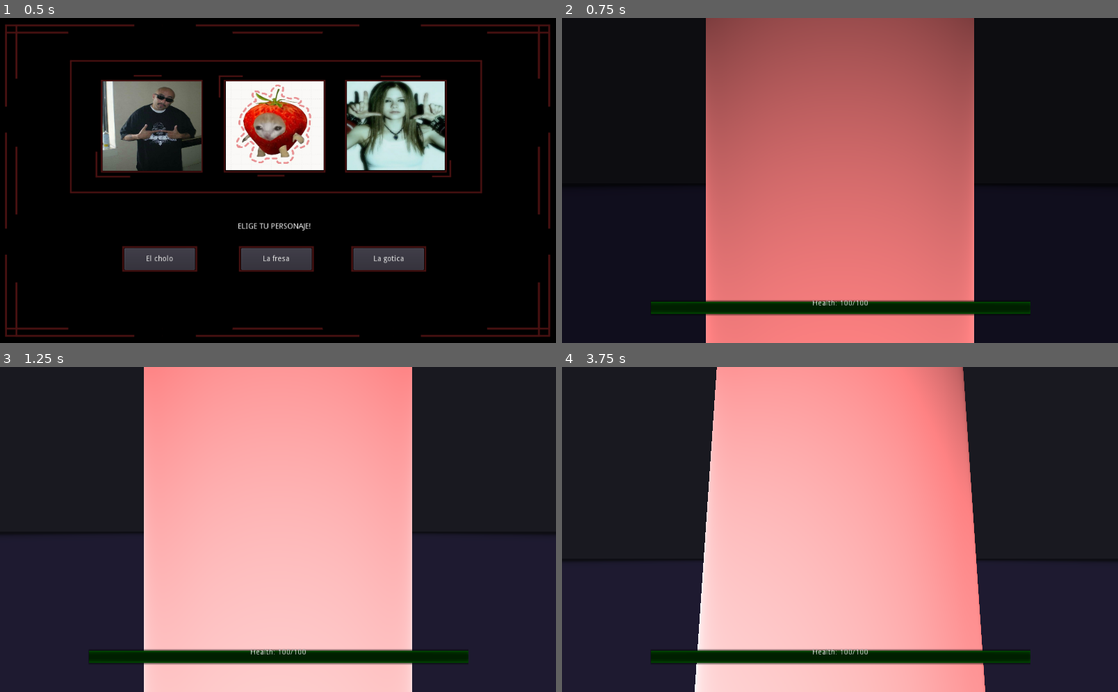
Above: before the commit, frames 1-4 (two rows, left to right).
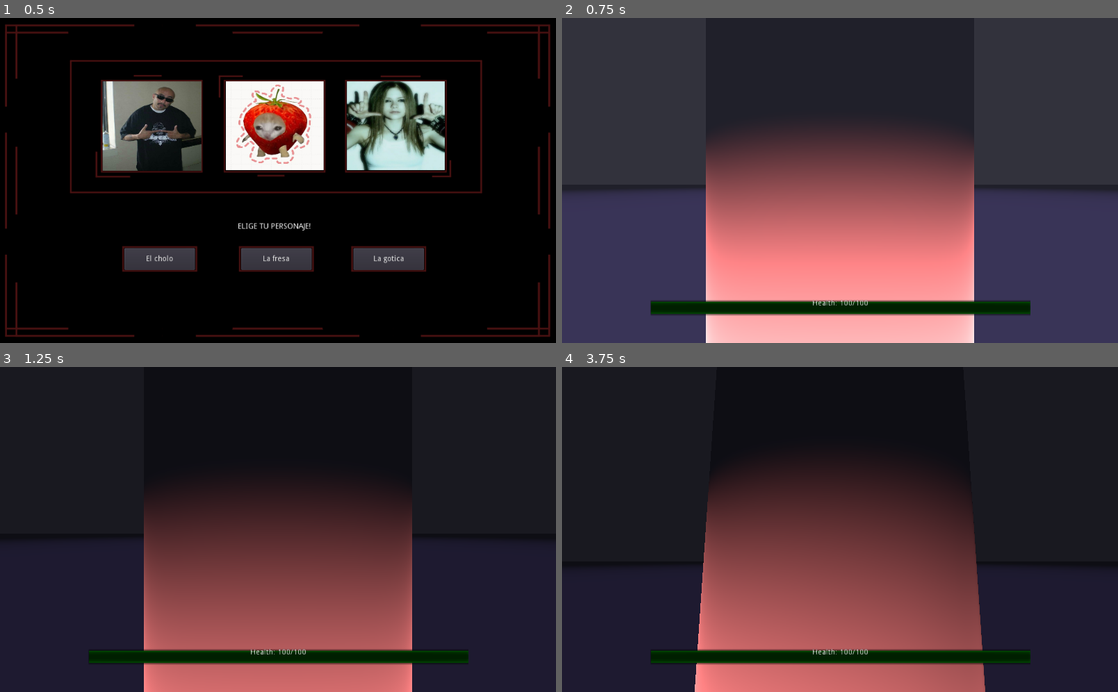
Above: after the commit, the same moments.

Repository: AlineMadriles/GhostCode
Game: Godot game, scene res://scenes/CharacterSelect.tscn
The game is run twice, just before and just after one commit, with the same random seed, the same clock (stepped at 60 frames per second) and the same inputs.
Inputs (mouse positions are in pixels of both pictures, inside the frame that each line leads up to):
- Up to frame 1 (0.5 s): no input
- Up to frame 2 (0.75 s): click "La fresa" at 0.5 s
- Up to frame 3 (1.25 s): no input
- Up to frame 4 (3.75 s): tap Enter at 1.25 s; move the mouse to (867, 529) at 1.27 s; hold W (move_forward) from 1.28 s (still down); tap T at 1.35, 2.85 s; tap Space (jump) at 1.52, 2, 2.27 s; move the mouse to (812, 529) at 2.02 s; tap H at 2.1, 3.6 s; move the mouse to (851, 523) at 2.77 s; move the mouse to (834, 536) at 3.52 s

Frame 1 is identical in both runs. In frame 2, 89% of the frame differs, in the area x 0-100%, y 0-100%; in frame 3, 47%; in frame 4, 47%.
Error before the commit: Invalid call. Nonexistent function 'is_action_just_pressed' in base 'InputEventKey'. (res://scenes/characters/fresascene.gd:64)

Commit message:
SEVENTH COMMIT
build!

Diff:
--- /dev/null
+++ b/scenes/BuildingInterior.gd
@@ -0,0 +1,5 @@
+extends Spatial
+
+
+func _ready():
+	pass
--- /dev/null
+++ b/scenes/BuildingInterior.tscn
@@ -0,0 +1,132 @@
+[gd_scene load_steps=8 format=2]
+
+[ext_resource path="res://settins/foggieenv.tres" type="Environment" id=1]
+[ext_resource path="res://scenes/BuildingInterior.gd" type="Script" id=2]
+[ext_resource path="res://scenes/PauseMenu.tscn" type="PackedScene" id=3]
+
+[sub_resource type="BoxShape" id=3]
+extents = Vector3( 1, 0.17329, 1 )
+
+[sub_resource type="PlaneMesh" id=2]
+
+[sub_resource type="BoxShape" id=4]
+
+[sub_resource type="SpatialMaterial" id=5]
+
+[node name="Main" type="Spatial"]
+script = ExtResource( 2 )
+
+[node name="DirectionalLight" type="DirectionalLight" parent="."]
+transform = Transform( 1, 0, 0, 0, 1, 0, 0, 0, 1, -45, 164.507, 0 )
+
+[node name="WorldEnvironment" type="WorldEnvironment" parent="."]
+environment = ExtResource( 1 )
+
+[node name="Ground" type="StaticBody" parent="."]
+transform = Transform( 1, 0, 0, 0, 1, 0, 0, 0, 1, 0, -0.0619784, 0 )
+
+[node name="CollisionShape" type="CollisionShape" parent="Ground"]
+transform = Transform( 2000, 0, 0, 0, 2000, 0, 0, 0, 2000, 0, 0, 0 )
+shape = SubResource( 3 )
+
+[node name="MeshInstance" type="MeshInstance" parent="Ground"]
+transform = Transform( 2000, 0, 0, 0, 2000, 0, 0, 0, 2000, 0, 0, 0 )
+mesh = SubResource( 2 )
+
+[node name="SpawnPoint" type="Position3D" parent="."]
+transform = Transform( 1, 0, 0, 0, 1, 0, 0, 0, 1, 0, -0.0440947, 0 )
+
+[node name="Building" type="StaticBody" parent="."]
+transform = Transform( 1, 0, 0, 0, 1, 0, 0, 0, 1, 0, 5.89801, -1.87763 )
+
+[node name="CollisionShape" type="CollisionShape" parent="Building"]
+shape = SubResource( 4 )
+
+[node name="CSGCombiner" type="CSGCombiner" parent="Building"]
+operation = 2
+
+[node name="OuterWalls" type="CSGBox" parent="Building/CSGCombiner"]
+transform = Transform( 20, 0, 0, 0, 6, 0, 0, 0, 20, 0, 0, 0 )
+material = SubResource( 5 )
+
+[node name="Interior" type="CSGBox" parent="Building/CSGCombiner"]
+transform = Transform( 18, 0, 0, 0, 5.5, 0, 0, 0, 18, 0, 0.25, 0 )
+operation = 2
+
+[node name="Door" type="CSGBox" parent="Building/CSGCombiner"]
+transform = Transform( 3, 0, 0, 0, 5, 0, 0, 0, 3, 17.4946, -0.0932646, -13.919 )
+operation = 2
+
+[node name="Building2" type="StaticBody" parent="."]
+transform = Transform( -1, 0, 8.74228e-08, 0, 1, 0, -8.74228e-08, 0, -1, 57.397, 5.89801, -1.66627 )
+__meta__ = {
+"_edit_lock_": true
+}
+
+[node name="CollisionShape" type="CollisionShape" parent="Building2"]
+shape = SubResource( 4 )
+
+[node name="CSGCombiner" type="CSGCombiner" parent="Building2"]
+operation = 2
+
+[node name="OuterWalls" type="CSGBox" parent="Building2/CSGCombiner"]
+transform = Transform( 20, 0, 0, 0, 6, 0, 0, 0, 20, 0, 0, 0 )
+material = SubResource( 5 )
+
+[node name="Interior" type="CSGBox" parent="Building2/CSGCombiner"]
+transform = Transform( 18, 0, 0, 0, 5.5, 0, 0, 0, 18, 0, 0.25, 0 )
+operation = 2
+
+[node name="Door" type="CSGBox" parent="Building2/CSGCombiner"]
+transform = Transform( 3, 0, 0, 0, 5, 0, 0, 0, 3, 17.4946, -0.0932646, 13.9354 )
+operation = 2
+
+[node name="Building3" type="StaticBody" parent="."]
+transform = Transform( -4.37114e-08, 0, -1, 0, 1, 0, 1, 0, -4.37114e-08, 47.1895, 5.89801, -41.9037 )
+__meta__ = {
+"_edit_lock_": true
+}
+
+[node name="CollisionShape" type="CollisionShape" parent="Building3"]
+shape = SubResource( 4 )
+
+[node name="CSGCombiner" type="CSGCombiner" parent="Building3"]
+operation = 2
+
+[node name="OuterWalls" type="CSGBox" parent="Building3/CSGCombiner"]
+transform = Transform( 20, 0, 0, 0, 6, 0, 0, 0, 20, 0, 0, 0 )
+material = SubResource( 5 )
+
+[node name="Interior" type="CSGBox" parent="Building3/CSGCombiner"]
+transform = Transform( 18, 0, 1.49012e-08, 0, 5.5, 0, -1.49012e-08, 0, 18, 0, 0.25, 0 )
+operation = 2
+
+[node name="Door" type="CSGBox" parent="Building3/CSGCombiner"]
+transform = Transform( 3, 0, 0, 0, 5, 0, 0, 0, 3, 17.4946, -0.0932646, 13.9354 )
+operation = 2
+
+[node name="Building4" type="StaticBody" parent="."]
+transform = Transform( -4.37114e-08, 0, -1, 0, 1, 0, 1, 0, -4.37114e-08, 9.08021, 5.89801, -41.8278 )
+__meta__ = {
+"_edit_lock_": true
+}
+
+[node name="CollisionShape" type="CollisionShape" parent="Building4"]
+shape = SubResource( 4 )
+
+[node name="CSGCombiner" type="CSGCombiner" parent="Building4"]
+operation = 2
+
+[node name="OuterWalls" type="CSGBox" parent="Building4/CSGCombiner"]
+transform = Transform( 20, 0, 0, 0, 6, 0, 0, 0, 20, 0, 0, 0 )
+material = SubResource( 5 )
+
+[node name="Interior" type="CSGBox" parent="Building4/CSGCombiner"]
+transform = Transform( 18, 0, 0, 0, 5.5, 0, 0, 0, 18, 0, 0.25, 0 )
+operation = 2
+
+[node name="Door" type="CSGBox" parent="Building4/CSGCombiner"]
+transform = Transform( 3, 0, 1.86265e-09, 0, 5, 0, -1.86265e-09, 0, 3, 17.7546, -0.0932646, -15.1743 )
+operation = 2
+
+[node name="PauseMenu" parent="." instance=ExtResource( 3 )]
--- a/scenes/PauseMenu.gd
+++ b/scenes/PauseMenu.gd
@@ -1,24 +1,20 @@
 extends Control
-
 
 func _ready():
 	visible = false
-
-	mouse_filter = Control.MOUSE_FILTER_IGNORE
-
+	# This is CRITICAL - allows the pause menu to work when game is paused
+	pause_mode = Node.PAUSE_MODE_PROCESS
 
 func toggle_pause():
 	var is_paused = !get_tree().paused
 	get_tree().paused = is_paused
 	visible = is_paused
 
-	# Modo del mouse
+	# Mouse mode
 	if is_paused:
 		Input.set_mouse_mode(Input.MOUSE_MODE_VISIBLE)
-		mouse_filter = Control.MOUSE_FILTER_STOP
 	else:
 		Input.set_mouse_mode(Input.MOUSE_MODE_CAPTURED)
-		mouse_filter = Control.MOUSE_FILTER_IGNORE
 
 func _on_ResumeButton_pressed():
 	toggle_pause()
--- a/scenes/characters/choloscene.gd
+++ b/scenes/characters/choloscene.gd
@@ -55,16 +55,16 @@
 	get_tree().reload_current_scene()
 
 # Temporal! SOLO TESTEO, eliminar mas tarde
-func _input(event):
-	if event is InputEventKey and event.pressed:
+func _unhandled_key_input(event):
+	if event.pressed:
 		if event.scancode == KEY_T:  # Tecla T para damage
 			take_damage(10)
 		if event.scancode == KEY_H:  # Tecla H para healing
 			heal(10)
-	if event.is_action_just_pressed("ui_cancel"):
-		var pause_menu = get_tree().current_scene.get_node("PauseMenu")
-		if pause_menu:
-			pause_menu.toggle_pause()
+		if Input.is_action_just_pressed("ui_cancel"):
+			var pause_menu = get_tree().current_scene.get_node("PauseMenu")
+			if pause_menu:
+				pause_menu.toggle_pause()
 
 func _unhandled_input(event):
 	if event is InputEventMouseMotion:
--- a/scenes/characters/choloscene.tscn
+++ b/scenes/characters/choloscene.tscn
@@ -12,7 +12,7 @@
 albedo_color = Color( 0.666667, 0.054902, 0.054902, 1 )
 
 [node name="Cholo" type="KinematicBody"]
-transform = Transform( 1, 0, 0, 0, 1, 0, 0, 0, 1, 0, -0.148838, 0 )
+transform = Transform( 1, 0, 0, 0, 1, 0, 0, 0, 1, 0, 1.13734, 0 )
 script = ExtResource( 1 )
 
 [node name="CollisionShape" type="CollisionShape" parent="."]
@@ -24,7 +24,7 @@
 material/0 = SubResource( 3 )
 
 [node name="SpringArm" type="SpringArm" parent="."]
-transform = Transform( 1, 0, 0, 0, 1, 0, 0, 0, 2, 0, 1.5, -0.128901 )
+transform = Transform( 1, 0, 0, 0, 1, 0, 0, 0, 2, 0, 1.5, -0.129 )
 
 [node name="Camera" type="Camera" parent="SpringArm"]
 transform = Transform( 1, 0, 0, 0, 1, 0, 0, 0, 0.5, 0, 0, -8 )
--- a/scenes/characters/fresascene.gd
+++ b/scenes/characters/fresascene.gd
@@ -1,6 +1,6 @@
 extends KinematicBody
 
-export var character_name = "La Fresa"
+export var character_name = "La fresa"
 export var speed := 6.0
 export var jump_force := 12.0
 export var gravity := -24.8
@@ -55,16 +55,16 @@
 	get_tree().reload_current_scene()
 
 # Temporal! SOLO TESTEO, eliminar mas tarde
-func _input(event):
-	if event is InputEventKey and event.pressed:
+func _unhandled_key_input(event):
+	if event.pressed:
 		if event.scancode == KEY_T:  # Tecla T para damage
 			take_damage(10)
 		if event.scancode == KEY_H:  # Tecla H para healing
 			heal(10)
-	if event.is_action_just_pressed("ui_cancel"):
-		var pause_menu = get_tree().current_scene.get_node("PauseMenu")
-		if pause_menu:
-			pause_menu.toggle_pause()
+		if Input.is_action_just_pressed("ui_cancel"):
+			var pause_menu = get_tree().current_scene.get_node("PauseMenu")
+			if pause_menu:
+				pause_menu.toggle_pause()
 
 func _unhandled_input(event):
 	if event is InputEventMouseMotion:
--- a/scenes/characters/fresascene.tscn
+++ b/scenes/characters/fresascene.tscn
@@ -18,7 +18,7 @@
 script = ExtResource( 1 )
 
 [node name="CollisionShape" type="CollisionShape" parent="."]
-transform = Transform( 1, 0, 0, 0, 1, 0, 0, 0, 1, 0, 1.27271, 0 )
+transform = Transform( 1, 0, 0, 0, -4.37114e-08, -1, 0, 1, -4.37114e-08, 0, 1.27271, 0 )
 shape = SubResource( 1 )
 
 [node name="MeshInstance" type="MeshInstance" parent="."]
--- a/scenes/characters/gothscene.gd
+++ b/scenes/characters/gothscene.gd
@@ -1,6 +1,6 @@
 extends KinematicBody
 
-export var character_name = "La Gotica"
+export var character_name = "La gotica"
 export var speed := 6.0
 export var jump_force := 12.0
 export var gravity := -24.8
@@ -55,16 +55,16 @@
 	get_tree().reload_current_scene()
 
 # Temporal! SOLO TESTEO, eliminar mas tarde
-func _input(event):
-	if event is InputEventKey and event.pressed:
+func _unhandled_key_input(event):
+	if event.pressed:
 		if event.scancode == KEY_T:  # Tecla T para damage
 			take_damage(10)
 		if event.scancode == KEY_H:  # Tecla H para healing
 			heal(10)
-	if event.is_action_just_pressed("ui_cancel"):
-		var pause_menu = get_tree().current_scene.get_node("PauseMenu")
-		if pause_menu:
-			pause_menu.toggle_pause()
+		if Input.is_action_just_pressed("ui_cancel"):
+			var pause_menu = get_tree().current_scene.get_node("PauseMenu")
+			if pause_menu:
+				pause_menu.toggle_pause()
 
 func _unhandled_input(event):
 	if event is InputEventMouseMotion:
--- a/scenes/characters/gothscene.tscn
+++ b/scenes/characters/gothscene.tscn
@@ -18,7 +18,7 @@
 script = ExtResource( 1 )
 
 [node name="CollisionShape" type="CollisionShape" parent="."]
-transform = Transform( 1, 0, 0, 0, 1, 0, 0, 0, 1, 0, 1.39724, 0 )
+transform = Transform( 1, 0, 0, 0, -4.37114e-08, -1, 0, 1, -4.37114e-08, 0, 1.39724, 0 )
 shape = SubResource( 1 )
 
 [node name="MeshInstance" type="MeshInstance" parent="."]
